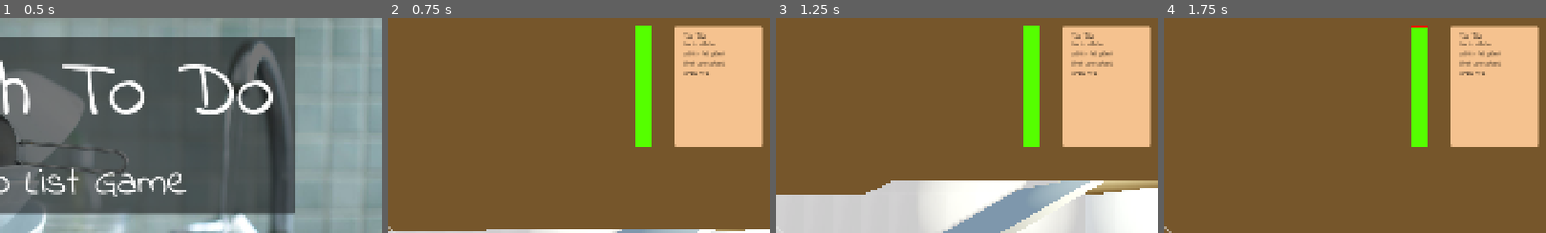
Above: before the commit, frames 1-4 (left to right).
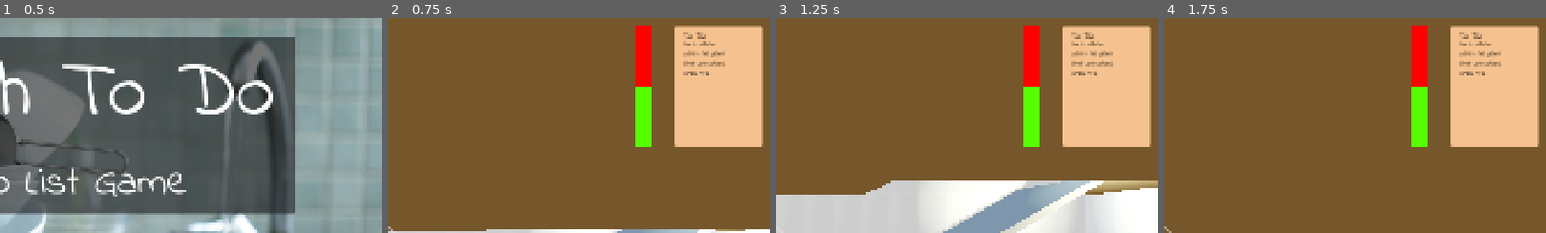
Above: after the commit, the same moments.

Repository: Zeki93/NGJ2025_ToDoList
Game: Godot game, scene res://Scenes/Menu/menu.tscn
Two runs of this game, one before a commit and one after it. Both use one fixed random seed, a clock stepped at 60 frames per second and the inputs below.
Inputs (mouse positions are % of the whole screen's width and height, from its top left):
- Up to frame 1 (0.5 s): no input
- Up to frame 2 (0.75 s): click "Start Game" at 0.5 s
- Up to frame 3 (1.25 s): no input
- Up to frame 4 (1.75 s): move the mouse to (55, 50) at 1.27 s; hold Up (forward) from 1.28 s (still down); hold Ctrl (crouch) from 1.28 s (still down); click (55, 50) at 1.42 s; tap Space (jump) at 1.52 s
The pictures show only the part of the screen within x 50-100%, y 0-50%; the shares and areas given below are measured in that part.

Frame 1 is identical in both runs. In frame 2, 1.2% of the frame differs, in the area x 64-69%, y 3-32%; in frame 3, 1.2%; in frame 4, 1.2%.

Commit message:
Make the player start the game with less energy

Diff:
--- a/ngj2025_todolist/Components/Sleep/sleepcontroller.gd
+++ b/ngj2025_todolist/Components/Sleep/sleepcontroller.gd
@@ -1,6 +1,6 @@
 extends Node3D
 
-@export var tiredNess = 0.1
+@export var tiredNess = 0.5
 @export var energyRecoveryOnFloor = 50
 var sleeping = false
 
@@ -8,7 +8,6 @@
 	SignalBus.new_energy_level.connect(_on_new_energy_level)
 	SignalBus.go_to_sleep.connect(_on_go_to_sleep)
 	SignalBus.on_sleeptransition_finished
-	SignalBus.new_energy_level.emit(100)
 	pass
 
 func _process(delta: float) -> void:
--- a/ngj2025_todolist/Components/UI/EnergyBar/EnergyBar.gd
+++ b/ngj2025_todolist/Components/UI/EnergyBar/EnergyBar.gd
@@ -4,6 +4,7 @@
 
 func _ready() -> void:
 	SignalBus.new_energy_level.connect(_on_new_energy_level)
+	show_energy(GlobalConfig.playerEnergy)
 
 func _on_new_energy_level(energy):
 	show_energy(energy)
--- a/ngj2025_todolist/Globals/global_config.gd
+++ b/ngj2025_todolist/Globals/global_config.gd
@@ -1,5 +1,5 @@
 extends Node
 
-var playerEnergy = 100
+var playerEnergy = 50
 var completedTasksToWin = 3
 var uncompletedTasksToLoose = 5
--- a/ngj2025_todolist/Scenes/Main/main.tscn
+++ b/ngj2025_todolist/Scenes/Main/main.tscn
@@ -1545,7 +1545,6 @@
 transform = Transform3D(1, 0, 0, 0, 1, 0, 0, 0, 1, 0, 2, -1)
 
 [node name="Sleepcontroller" parent="." instance=ExtResource("5_xlvfx")]
-tiredNess = 0.5
 
 [node name="UI" type="Control" parent="."]
 layout_mode = 3
